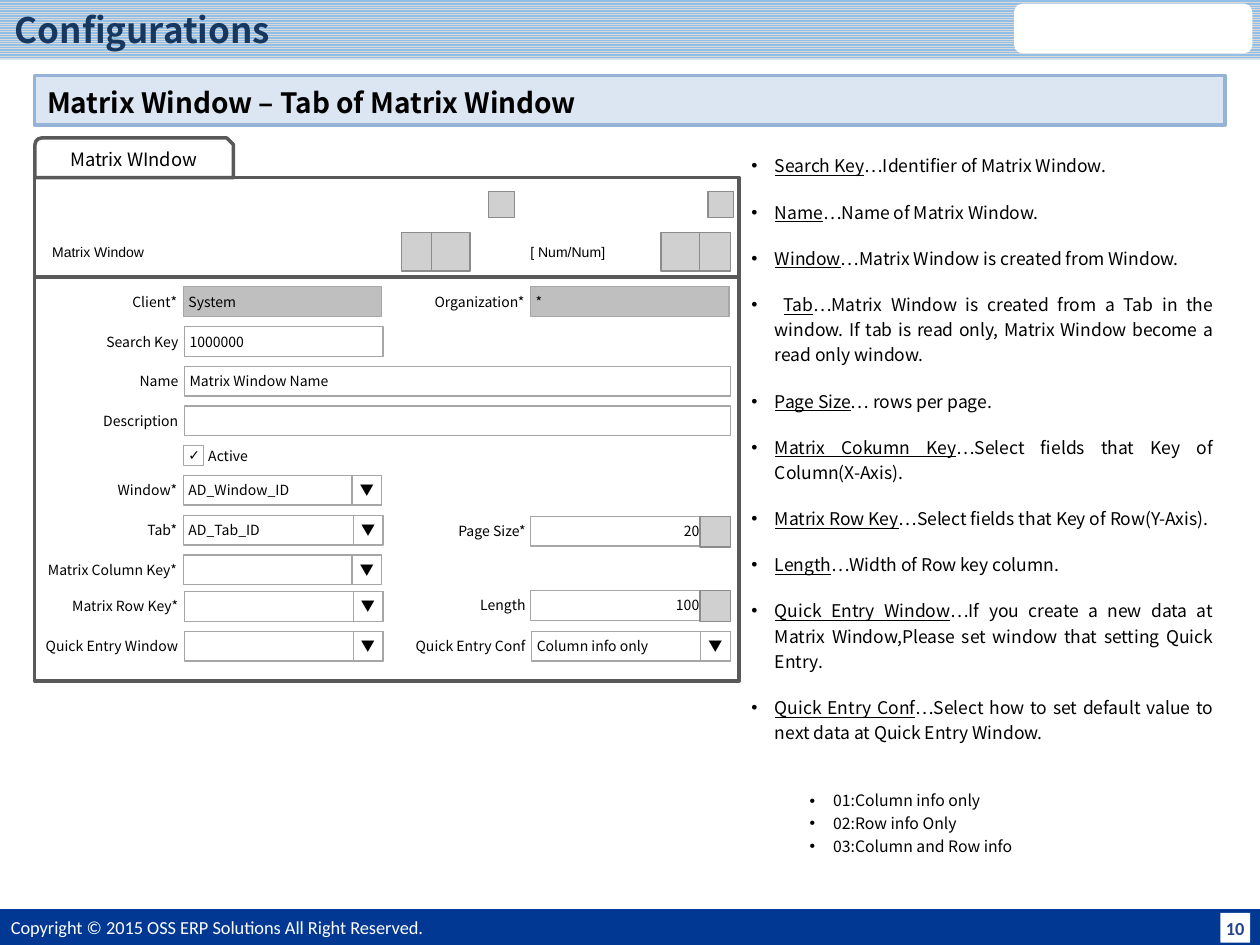
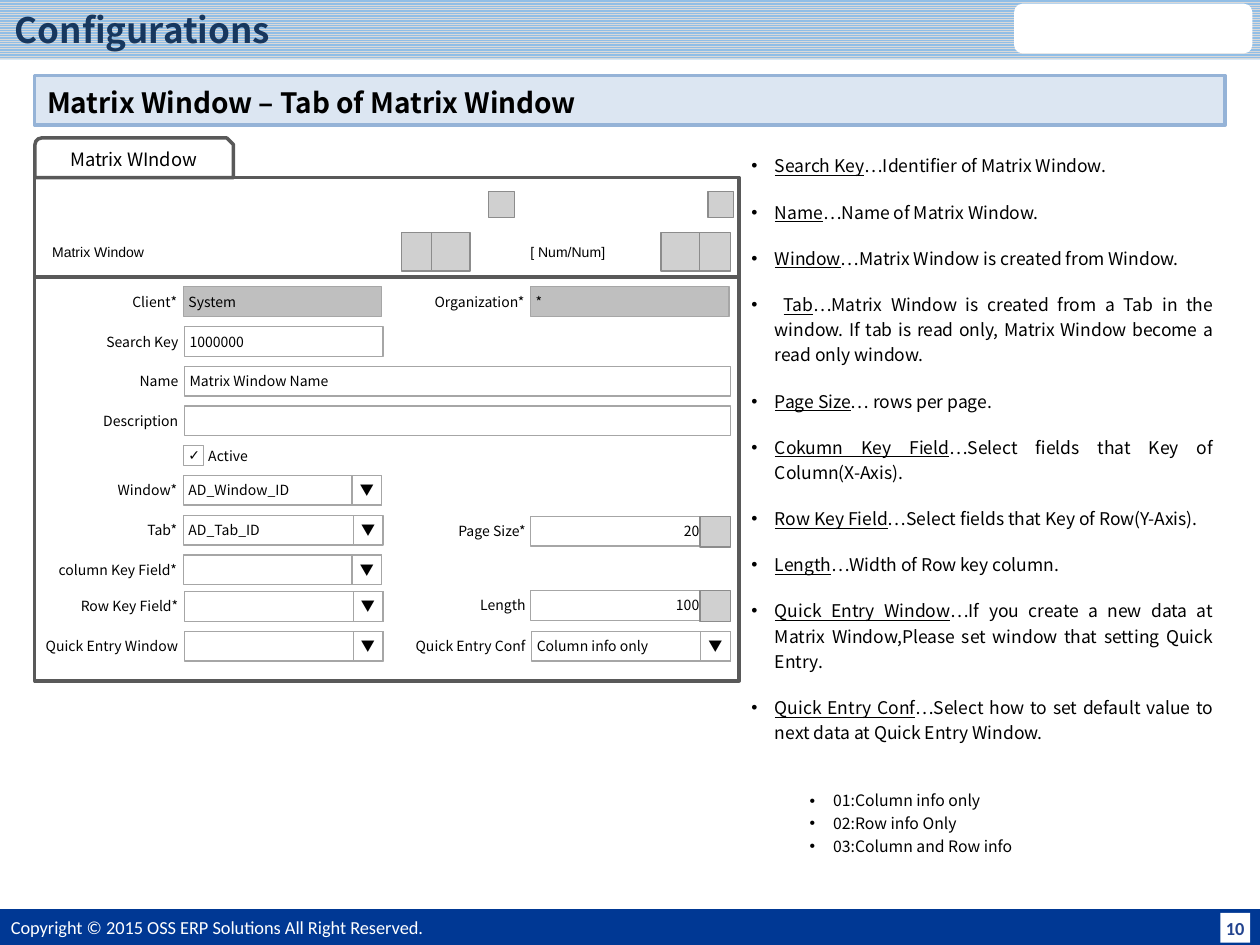
Before and after one commit to JPiere/jpiere.plugin.webui.matrixwindow, a slide deck: slide 11 of Doc/JPIERE-0098_MatrixWindow.pptx. Drawn at 1260x945 pixels with LibreOffice and Linux fonts; fonts in the diff are those of the drawing; grey boxes stand for pictures; background and template pictures are left out. Boxes give left, top, right and bottom in pixels: in the first picture for what was removed or moved away, otherwise in the second. Text is boxed around its words. In the diff, an @@ line names an element or a change of style, - is before the commit and + after.

```diff
--- a/Doc/JPIERE-0098_MatrixWindow.pptx
+++ b/Doc/JPIERE-0098_MatrixWindow.pptx
@@ text at box(775, 440, 1213, 529): text changed @@
-• Matrix Cokumn Key…Select fields that Key of Column(X-Axis).
-• Matrix Row Key…Select fields that Key of Row(Y-Axis).
+• Cokumn Key Field…Select fields that Key of Column(X-Axis).
+• Row Key Field…Select fields that Key of Row(Y-Axis).
@@ text at box(59, 564, 177, 579): text changed @@
-Matrix Column Key*
+column Key Field*
@@ text at box(81, 600, 179, 615): text changed @@
-Matrix Row Key*
+Row Key Field*
```
Also in this commit, not shown: 1 slide added, 1 other file.
